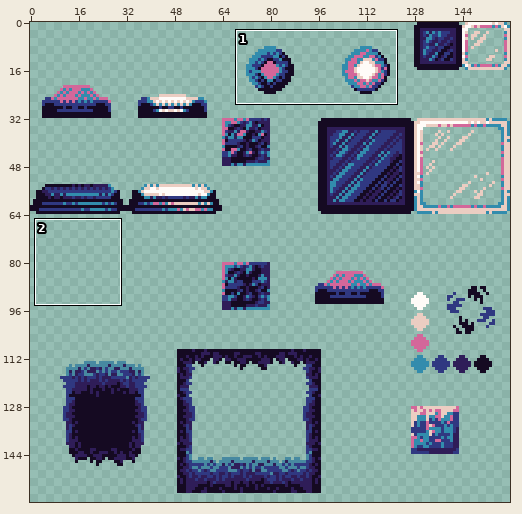
A sprite sheet gets an edit: res/interactables/button.png. Above: a wide view before the commit, with the close-up outlined.
Close-up. Old version:
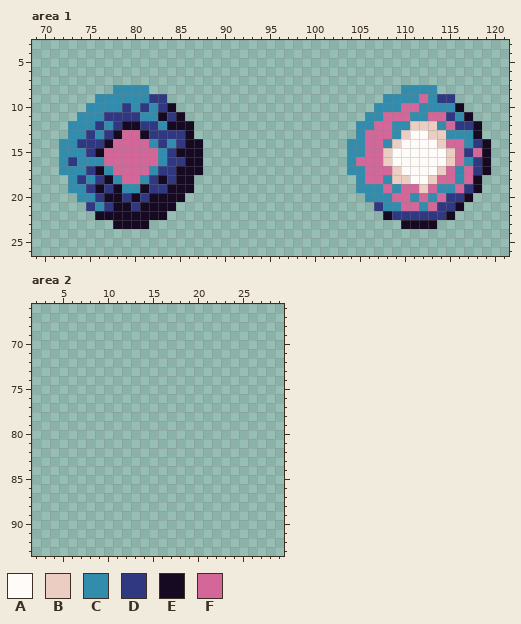
The file is 160x160 pixels. Shown: area 1: x 69..121, y 3..26; area 2: x 2..29, y 66..93.
Palette (. is transparent): A #fffbf8  B #ebcdc2  C #328cad  D #303881  E #150a22  F #d3679a
Pixels before, area 1, first column x 72:
 8 ......CCCC............................CCCC......
 9 ....CCCCCCDD........................CCCCFCDD....
10 ...CCCCDCDCDE......................CCCFFCCCCE...
11 ..CCCDDDDCCEDE....................CCFFFCCFFDCE..
12 .CCCDCDEEDDCEEE..................CCFFCCBBBCFDDE.
13 .CCDCDEFFEDDDDE..................CFFFCBAABBCCCE.
14 CCDDDEFFFFCDCDEE................CCFFCBAAAABFFCDE
15 CCCDEFFFFFFCDEEE................CCFFBAAAAAABFDFE
16 CDCCCFFFFFFCDDEE................CFFFBAAAAAABFCDE
17 CCCDECFFFFCDDEEE................CCFFFBAAAABFCFDE
18 .CDCDECFFCDEDEE..................CFFCBBAABFFCFE.
19 .CCDEDECCEDDEEE..................CCCFCFFBFCCFDE.
20 ..CCDEEDEDEEEE....................CCCFFCFCFDDE..
21 ...DCDEEDEEEE......................DCCFFCFDDE...
22 ....EEEEEEEE........................EDDDDDDE....
23 ......EEEE............................EEEE......
After:
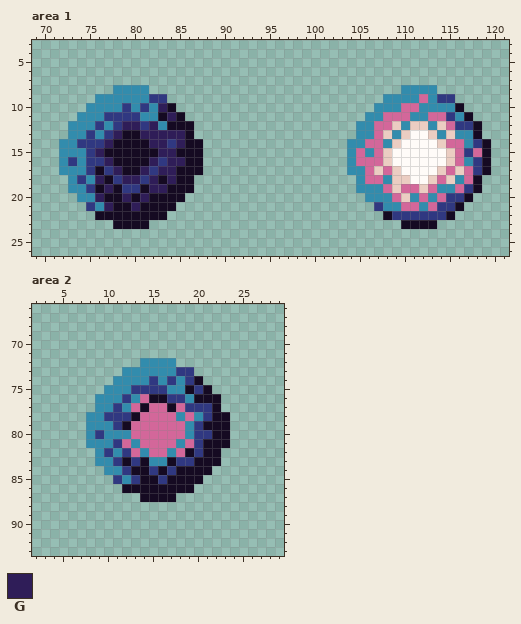
Colours new in this view: G #2f1d58
Difference:
Changed rows in their new state; - is an unchanged pixel.
Area 1:
first column x 75:
10 --------G---------------------------------
11 ---------G--------------------------------
12 ----GG-G--------------------------B---CB--
13 ---GEEGGGGG--------------------C-B-----CB-
14 --GEEEEGGDG-------------------------------
15 -GEEEEEEGG--------------------FC----------
16 DDGEEEEGDGG-------------------------------
17 --DGEEGDGG----------------------B--------B
18 -G-DGGDG-G------------------------------B-
19 --G-DD-GG-------------------------B-------
20 -G--G-G----------------------------B------
21 --G--G------------------------------------
Area 2:
first column x 8:
72 ------CCCC------
73 ----CCCCCCDD----
74 ---CCCCDCDCDE---
75 --CCCDDDDCCEDE--
76 -CCCDCFEEDDCEEE-
77 -CCDCFEFFEFDDDE-
78 CCDDDEFFFFCFCDEE
79 CCCDEFFFFFFCDEEE
80 CDCCCFFFFFFCDDEE
81 CCCDFCFFFFCFDEEE
82 -CDCDFCFFCFEDEE-
83 -CCDEDECCEDDEEE-
84 --CCDEEDEDEEEE--
85 ---DCDEEDEEEE---
86 ----EEEEEEEE----
87 ------EEEE------
Pixel boxes of the changes (left, top, right, bottom) in both close-ups:
changed: (86, 103, 185, 211)
changed: (356, 121, 464, 202)
added: (86, 358, 230, 502)
